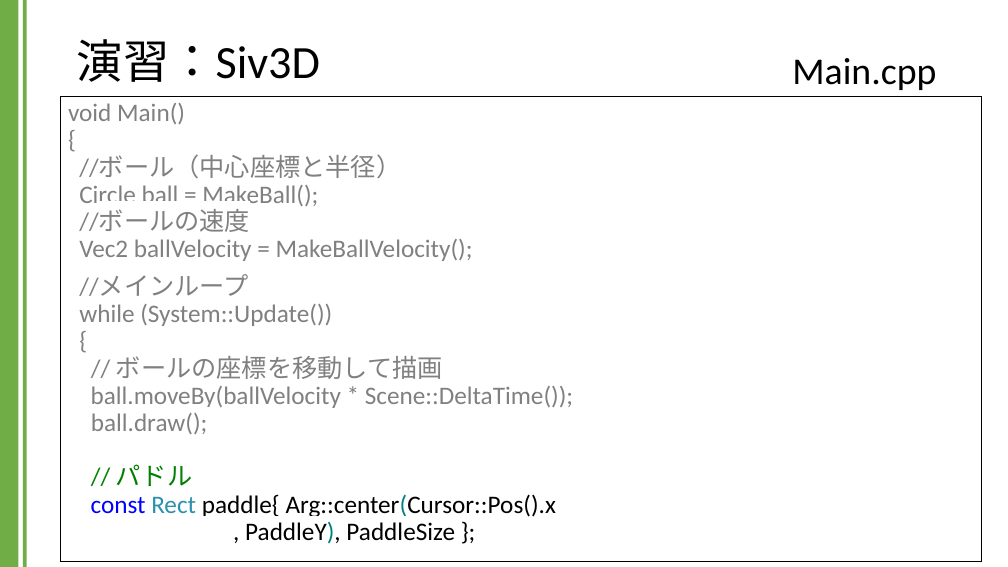
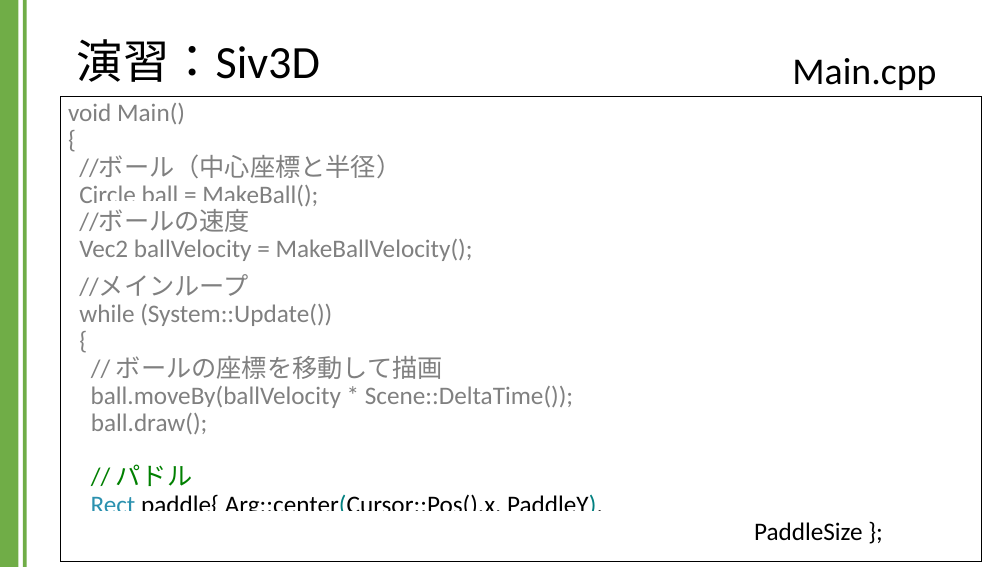
Before and after one commit to kic-murata/cpp2024, a slide deck: slide 32 of 授業資料/演習課題：Siv3D.pptx (slide 25 before the commit). Drawn at 1008x567 pixels with LibreOffice and Linux fonts; fonts in the diff are those of the drawing; background and template pictures are left out. Boxes give left, top, right and bottom in pixels: in the first picture for what was removed or moved away, otherwise in the second. Text is boxed around its words. In the diff, an @@ line names an element or a change of style, - is before the commit and + after.

```diff
--- a/授業資料/演習課題：Siv3D.pptx
+++ b/授業資料/演習課題：Siv3D.pptx
@@ text in rectangle at box(79, 274, 863, 540): text changed @@
-//メインループ
-while (System::Update())
-{
-// ボールの座標を移動して描画
-ball.moveBy(ballVelocity * Scene::DeltaTime());
-ball.draw();
-// パドル
-const Rect paddle{ Arg::center(Cursor::Pos().x
-, PaddleY), PaddleSize };
+//メインループ
+while (System::Update())
+{
+// ボールの座標を移動して描画
+ball.moveBy(ballVelocity * Scene::DeltaTime());
+ball.draw();
+// パドル
+Rect paddle{ Arg::center(Cursor::Pos().x, PaddleY),
+PaddleSize };
```
Also in this commit, not shown: 13 other slides changed, 7 slides added.
